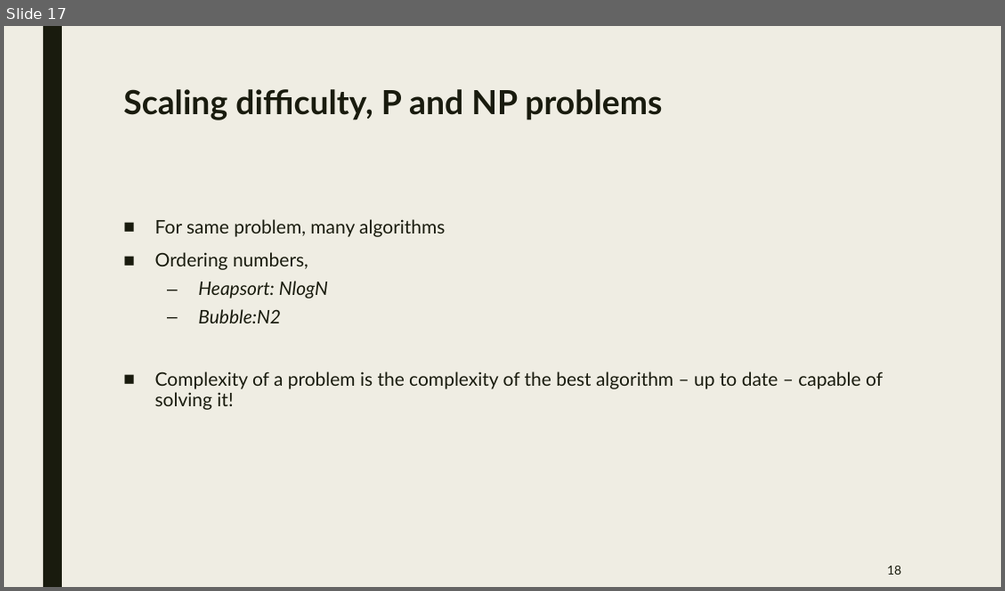
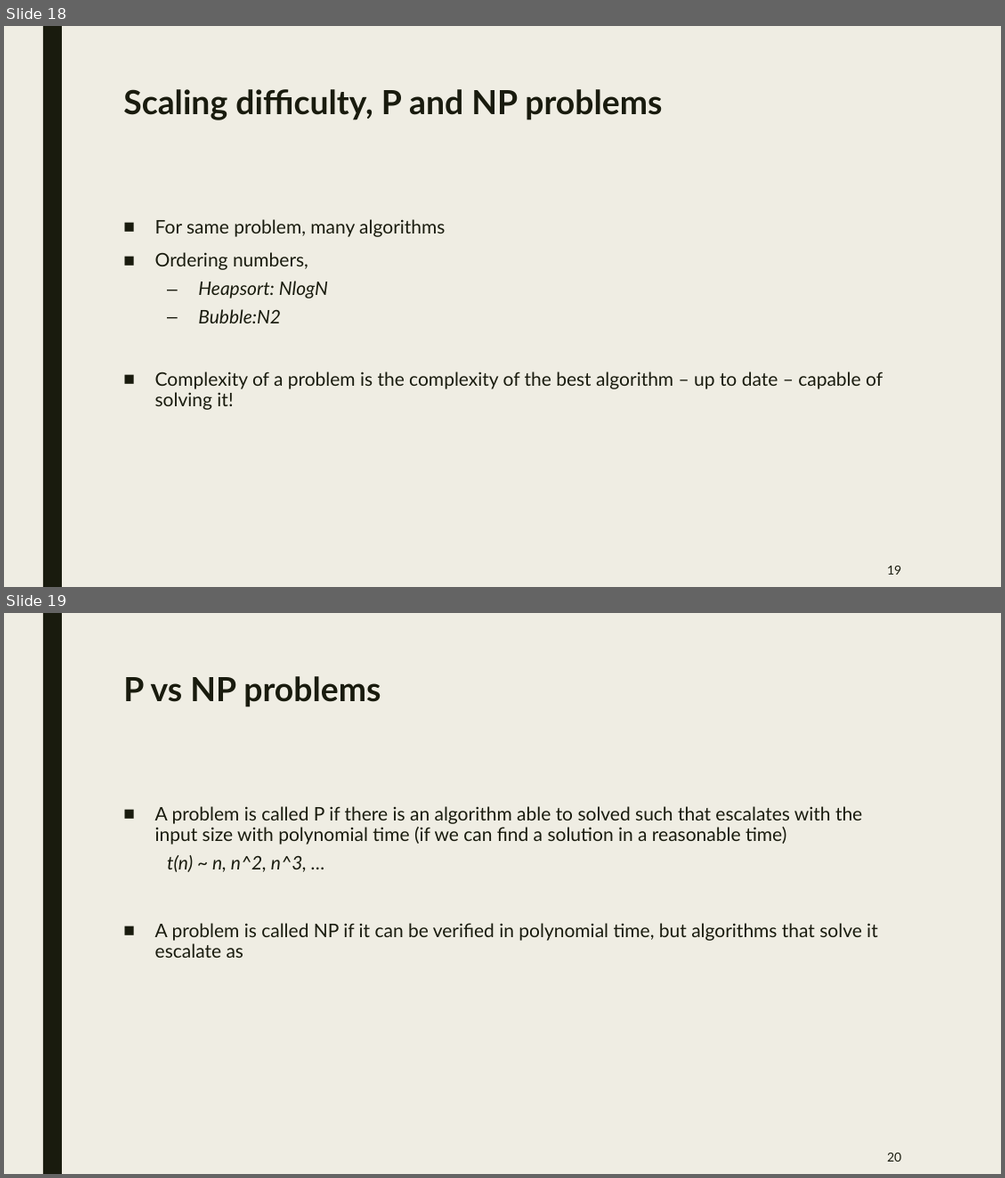
Before and after one commit to jurtasun/presentations, a slide deck: 202306_LMS_Complexity/202306_LMS_Complexity.ppt. Shown one above the other, each under a label of ours: slide 17 before the commit, slides 18 and 19 after it. The pictures are 1005x591 and 1005x1178 pixels, drawn with LibreOffice and Linux fonts; fonts in the diff are those of the drawing. Boxes give left, top, right and bottom in pixels: in the first picture for what was removed or moved away, otherwise in the second. Text is boxed around its words. In the diff, an @@ line names an element or a change of style, - is before the commit and + after.

```diff
--- a/202306_LMS_Complexity/202306_LMS_Complexity.ppt
+++ b/202306_LMS_Complexity/202306_LMS_Complexity.ppt
@@ slide 19 added at (4, 613, 1001, 1174), background #EFEDE3; not listed: 1 template element that a slide beside it also shows @@
@@ title added at (123, 676, 380, 707), 32 pt, text #191B0E, bold @@
+P vs NP problems
@@ text added at (155, 806, 878, 957), 18 pt, text #191B0E @@
+■ A problem is called P if there is an algorithm able to solved such that escalates with the input size with polynomial time (if we can find a solution in a reasonable time)
+  t(n) ~ n, n^2, n^3, …
+■ A problem is called NP if it can be verified in polynomial time, but algorithms that solve it escalate as
@@ page number added at (887, 1152, 901, 1161), 12 pt, text #191B0E @@
+20
@@ what was slide 17 is now slide 18 @@
@@ page number at (887, 565, 901, 574): text changed @@
-18
+19
```
Also in this commit, not shown: 2 slides changed, 13 other slides added, 4 slides removed, 1 other file.
